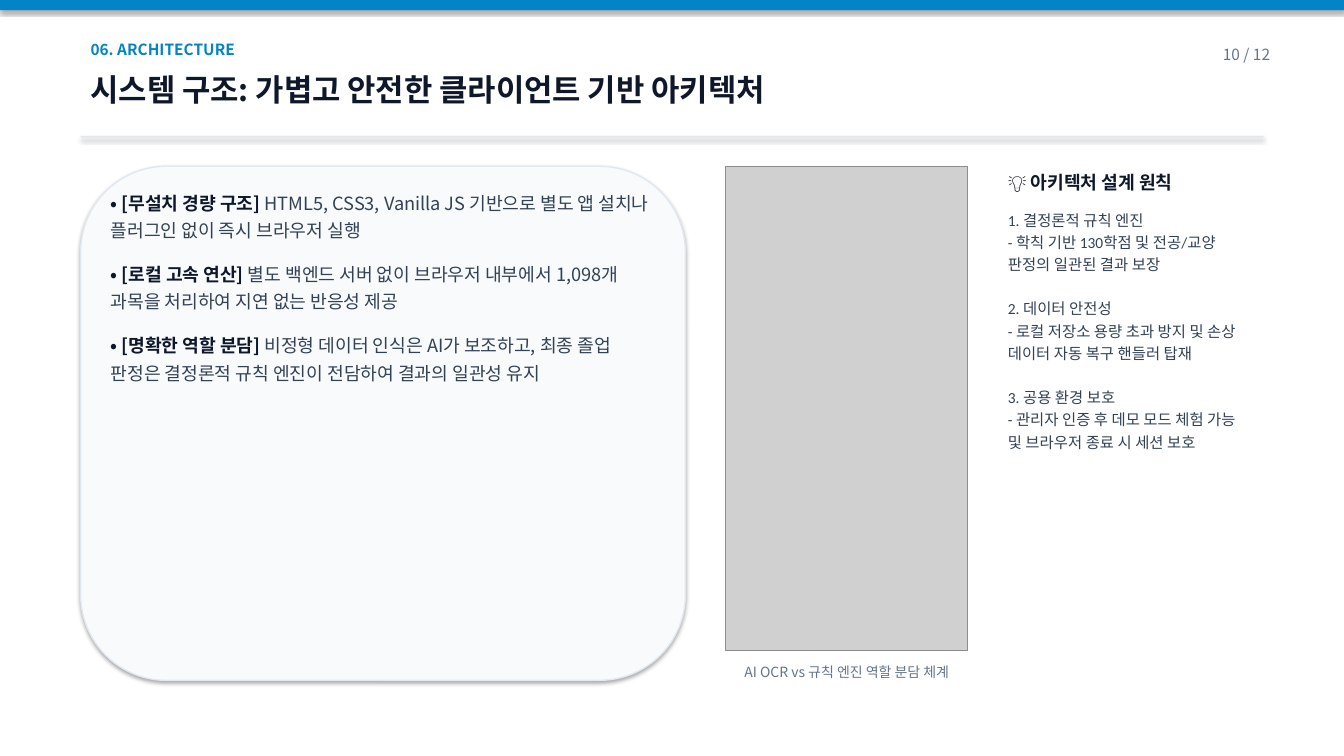
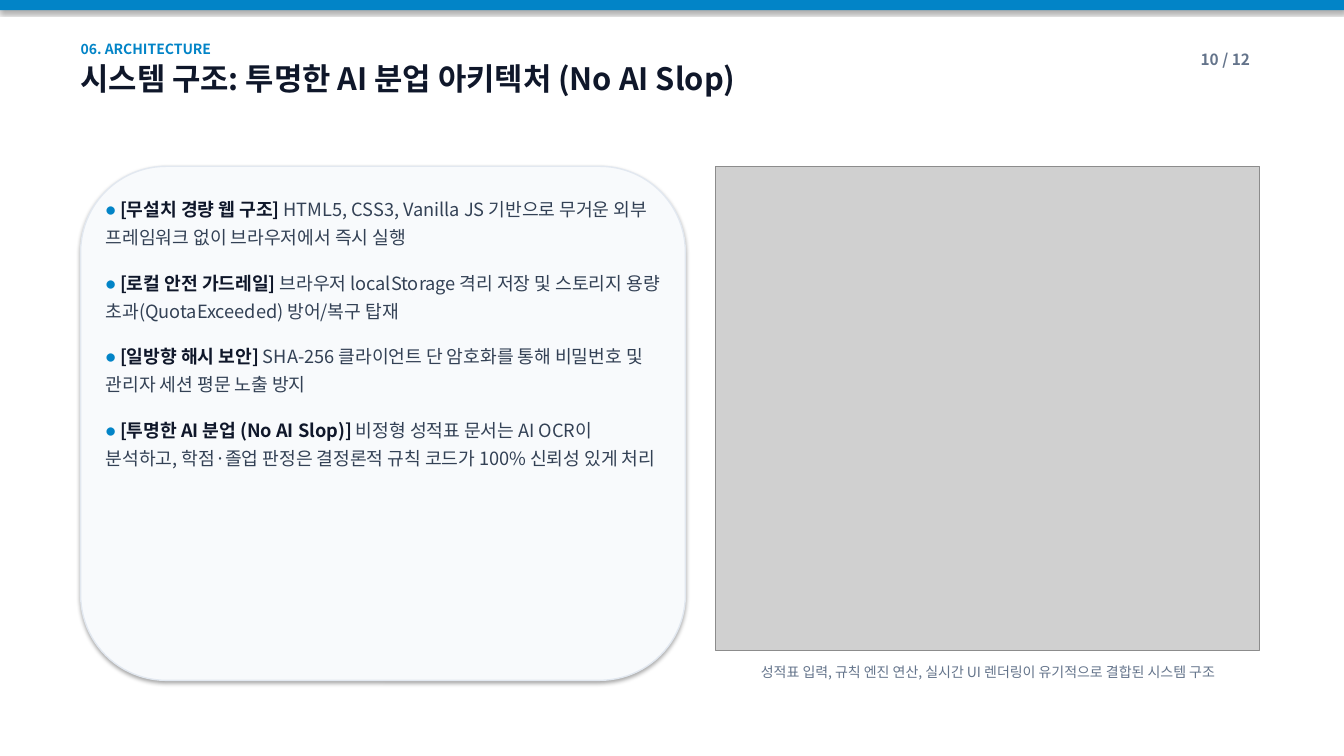
Before and after one commit to grantfenix/hallym-grad-simulator, a slide deck: slide 10 of docs/hallym_grad_simulator_presentation.pptx. Drawn at 1344x756 pixels with LibreOffice and Linux fonts; fonts in the diff are those of the drawing; grey boxes stand for pictures. Boxes give left, top, right and bottom in pixels: in the first picture for what was removed or moved away, otherwise in the second. Text is boxed around its words. In the diff, an @@ line names an element or a change of style, - is before the commit and + after.

```diff
--- a/docs/hallym_grad_simulator_presentation.pptx
+++ b/docs/hallym_grad_simulator_presentation.pptx
@@ text at [81, 43, 736, 97]: text changed @@
-시스템 구조: 가볍고 안전한 클라이언트 기반 아키텍처
+06. ARCHITECTURE
+시스템 구조: 투명한 AI 분업 아키텍처 (No AI Slop)
@@ text removed at [91, 43, 235, 55] @@
-06. ARCHITECTURE
@@ text "10 / 12" at [1201, 53, 1250, 65]: bold on @@
@@ rectangle removed at [81, 136, 1263, 137] @@
@@ picture added at [716, 166, 1260, 650] @@
@@ picture removed at [726, 166, 968, 650] @@
@@ text removed at [1008, 173, 1235, 450] @@
-💡 아키텍처 설계 원칙
-1. 결정론적 규칙 엔진
-- 학칙 기반 130학점 및 전공/교양 판정의 일관된 결과 보장
-2. 데이터 안전성
-- 로컬 저장소 용량 초과 방지 및 손상 데이터 자동 복구 핸들러 탑재
-3. 공용 환경 보호
-- 관리자 인증 후 데모 모드 체험 가능 및 브라우저 종료 시 세션 보호
@@ text at [106, 198, 659, 469]: text changed @@
-• [무설치 경량 구조] HTML5, CSS3, Vanilla JS 기반으로 별도 앱 설치나 플러그인 없이 즉시 브라우저 실행
-• [로컬 고속 연산] 별도 백엔드 서버 없이 브라우저 내부에서 1,098개 과목을 처리하여 지연 없는 반응성 제공
-• [명확한 역할 분담] 비정형 데이터 인식은 AI가 보조하고, 최종 졸업 판정은 결정론적 규칙 엔진이 전담하여 결과의 일관성 유지
+• [무설치 경량 웹 구조] HTML5, CSS3, Vanilla JS 기반으로 무거운 외부 프레임워크 없이 브라우저에서 즉시 실행
+• [로컬 안전 가드레일] 브라우저 localStorage 격리 저장 및 스토리지 용량 초과(QuotaExceeded) 방어/복구 탑재
+• [일방향 해시 보안] SHA-256 클라이언트 단 암호화를 통해 비밀번호 및 관리자 세션 평문 노출 방지
+• [투명한 AI 분업 (No AI Slop)] 비정형 성적표 문서는 AI OCR이 분석하고, 학점·졸업 판정은 결정론적 규칙 코드가 100% 신뢰성 있게 처리
@@ text removed at [744, 665, 949, 678] @@
-AI OCR vs 규칙 엔진 역할 분담 체계
@@ text added at [761, 665, 1215, 680], 10 pt, text #64748B @@
+성적표 입력, 규칙 엔진 연산, 실시간 UI 렌더링이 유기적으로 결합된 시스템 구조
```
Also in this commit, not shown: 7 other slides changed, 4 slides added, 4 slides removed, 8 other files.
